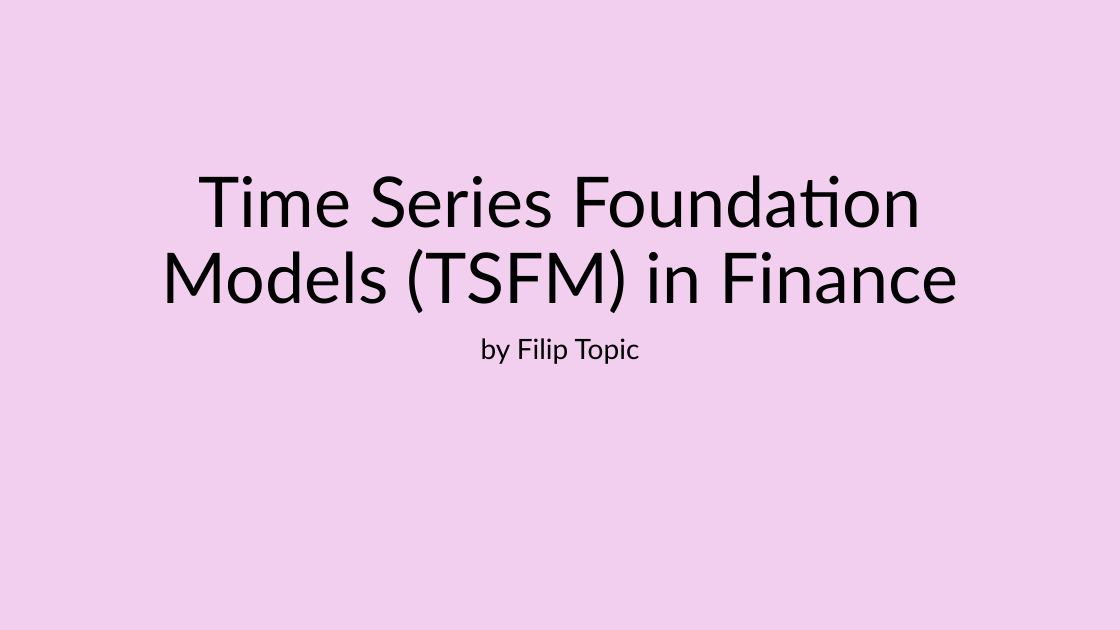
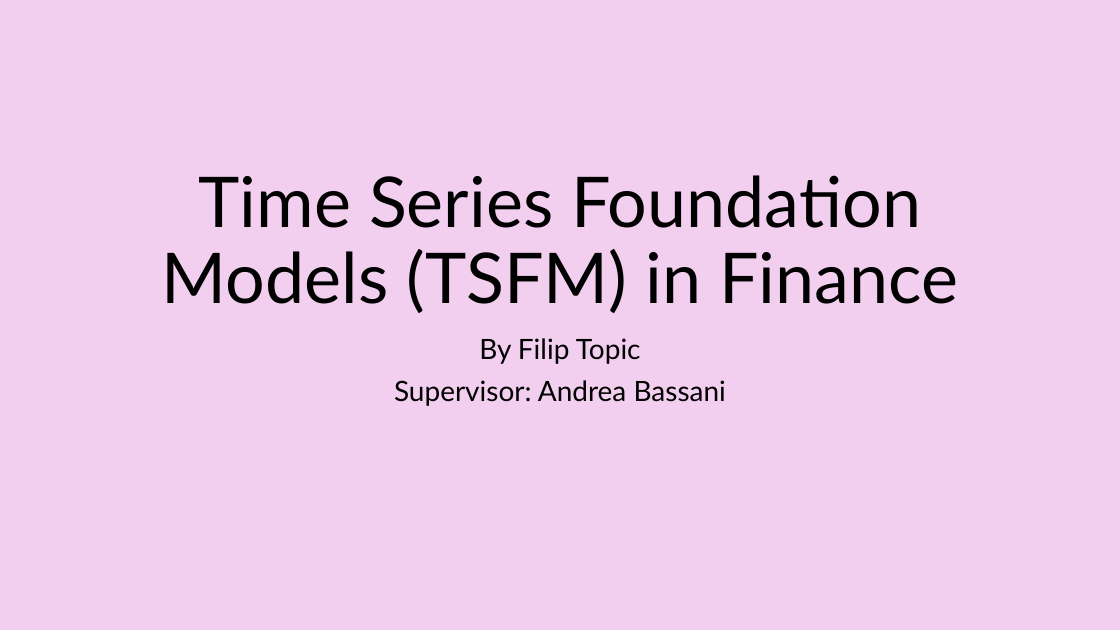
Before and after one commit to filip-topic/Time-Series-Foundation-Models-in-Financial-time-series-prediction, a slide deck: slide 1 of various documents/7th of August presentation.pptx. Drawn at 1120x630 pixels with LibreOffice and Linux fonts; fonts in the diff are those of the drawing. Boxes give left, top, right and bottom in pixels: in the first picture for what was removed or moved away, otherwise in the second. Text is boxed around its words. In the diff, an @@ line names an element or a change of style, - is before the commit and + after.

```diff
--- a/various documents/7th of August presentation.pptx
+++ b/various documents/7th of August presentation.pptx
@@ subtitle at [394,338,726,406]: text changed @@
-by Filip Topic
+By Filip Topic
+Supervisor: Andrea Bassani
```
Also in this commit, not shown: 1 slide added, 8 other files.
